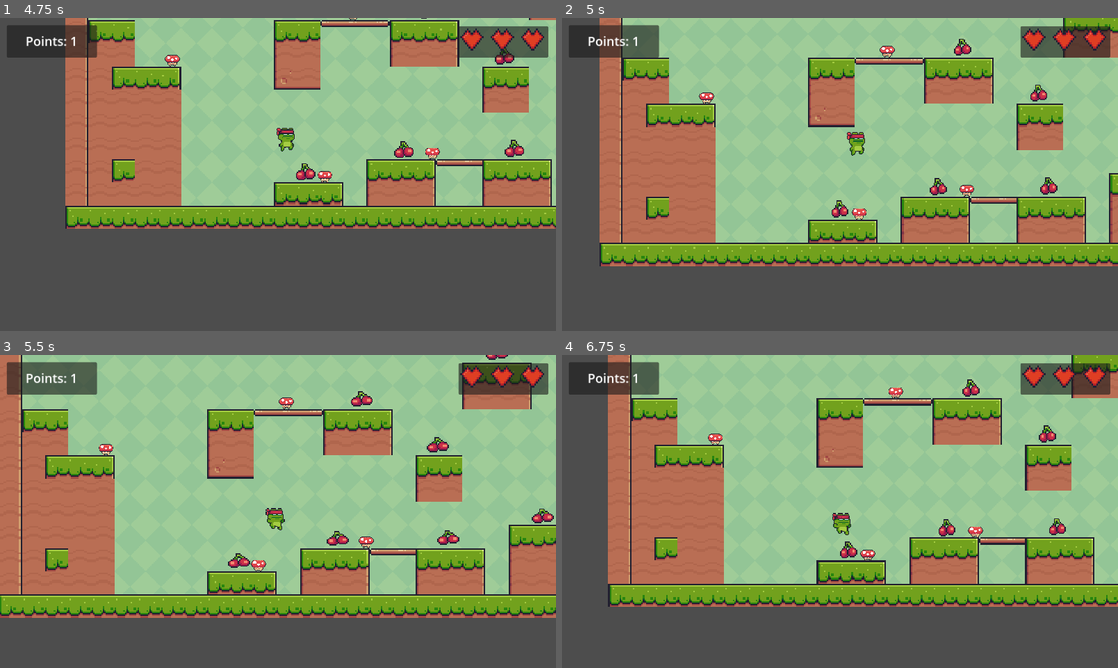
Above: before the commit, frames 1-4 (two rows, left to right).
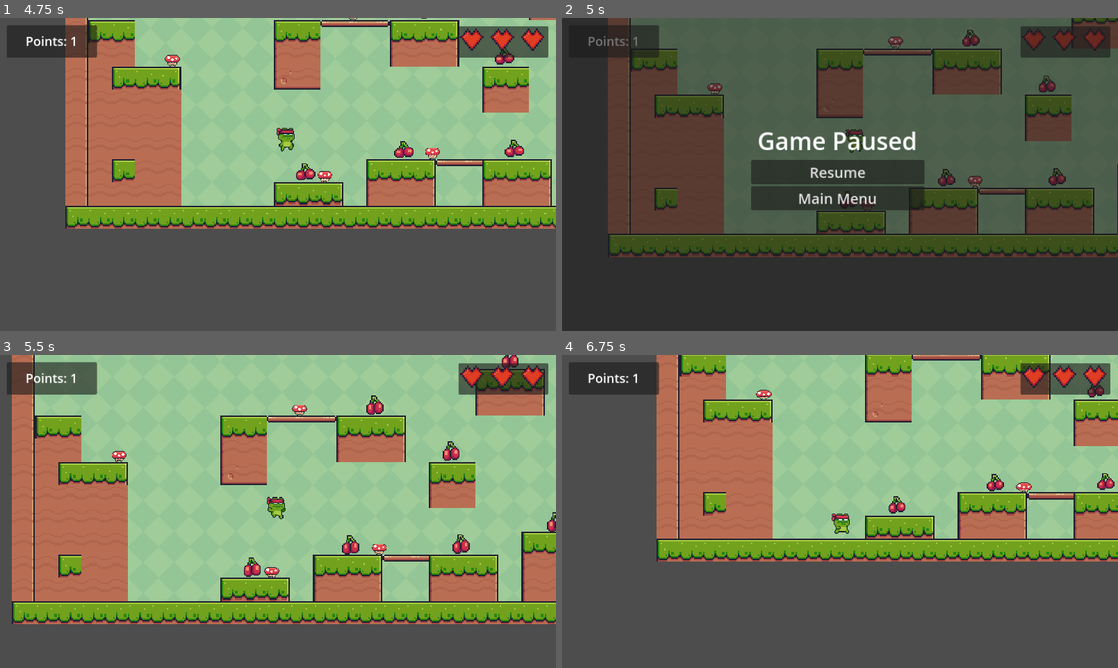
Above: after the commit, the same moments.

Repository: aatansen/2D-Game-Using-Godot-4-Game-Engine
Game: Godot game, scene res://scenes/menu/main_menu.tscn
Same seed, same stepped clock (60 frames per second), same inputs: the game is played once before the commit and once after it.
Inputs (mouse positions are in pixels of both pictures, inside the frame that each line leads up to):
- Up to frame 1 (4.75 s): click "Level 1" at 0.5 s; hold D (right) 1.28-2.78 s; tap Space (jump) at 1.52, 2.27, 3.77, 4.52 s; hold Left (left) 2.78-3.53 s; hold D (right) from 3.53 s (still down)
- Up to frame 2 (5 s): keep holding D (right); tap Escape (pause, bound only after the commit) at 4.9 s
- Up to frame 3 (5.5 s): release D (right) at 5 s; click (278, 508) at 5 s, where only the run after the commit has a clickable "Resume"
- Up to frame 4 (6.75 s): hold Left (left) 5.78-6.53 s; tap Space (jump) at 6.02 s; hold D (right) from 6.53 s (still down)

Frame 1 is identical in both runs. In frame 2, 99% of the frame differs, in the area x 0-100%, y 0-100%; in frame 3, 26%; in frame 4, 48%.

Commit message:
Pause menu added

Diff:
--- a/project.godot
+++ b/project.godot
@@ -51,6 +51,11 @@
 , Object(InputEventKey,"resource_local_to_scene":false,"resource_name":"","device":-1,"window_id":0,"alt_pressed":false …(183 unchanged characters)…
 ]
 }
+pause={
+"deadzone": 0.5,
+"events": [Object(InputEventKey,"resource_local_to_scene":false,"resource_name":"","device":-1,"window_id":0,"alt_pressed":false,"shift_pressed":false,"ctrl_pressed":false,"meta_pressed":false,"pressed":false,"keycode":0,"physical_keycode":4194305,"key_label":0,"unicode":0,"location":0,"echo":false,"script":null)
+]
+}
 
 [rendering]
 
--- a/scenes/levels/level1.tscn
+++ b/scenes/levels/level1.tscn
@@ -9,6 +9,7 @@
 [ext_resource type="PackedScene" uid="uid://cj823otj6f340" path="res://scenes/levels/level2.tscn" id="7_chr33"]
 [ext_resource type="PackedScene" uid="uid://ba5kh4sf4kxh4" path="res://scenes/game_objects/enemy.tscn" id="8_k640r"]
 [ext_resource type="Texture2D" uid="uid://c4er2ppf7uv6w" path="res://assets/objects/heart.png" id="8_xas63"]
+[ext_resource type="Script" path="res://scenes/levels/pause.gd" id="10_pps7d"]
 
 [sub_resource type="TileSetAtlasSource" id="TileSetAtlasSource_yik4t"]
 texture = ExtResource("2_4lyny")
@@ -345,3 +346,60 @@
 layout_mode = 2
 texture = ExtResource("8_xas63")
 expand_mode = 2
+
+[node name="Pause" type="Node" parent="UI"]
+script = ExtResource("10_pps7d")
+
+[node name="PausePanel" type="Panel" parent="UI/Pause"]
+unique_name_in_owner = true
+visible = false
+anchors_preset = 15
+anchor_right = 1.0
+anchor_bottom = 1.0
+grow_horizontal = 2
+grow_vertical = 2
+
+[node name="Label" type="Label" parent="UI/Pause/PausePanel"]
+layout_mode = 1
+anchors_preset = 8
+anchor_left = 0.5
+anchor_top = 0.5
+anchor_right = 0.5
+anchor_bottom = 0.5
+offset_left = -171.0
+offset_top = -105.0
+offset_right = 160.0
+offset_bottom = -36.0
+grow_horizontal = 2
+grow_vertical = 2
+theme_override_font_sizes/font_size = 50
+text = "Game Paused"
+
+[node name="VBoxContainer" type="VBoxContainer" parent="UI/Pause/PausePanel"]
+layout_mode = 1
+anchors_preset = 8
+anchor_left = 0.5
+anchor_top = 0.5
+anchor_right = 0.5
+anchor_bottom = 0.5
+offset_left = -184.0
+offset_top = -30.0
+offset_right = 175.0
+offset_bottom = 112.0
+grow_horizontal = 2
+grow_vertical = 2
+
+[node name="Resume_btn" type="Button" parent="UI/Pause/PausePanel/VBoxContainer"]
+process_mode = 3
+layout_mode = 2
+theme_override_font_sizes/font_size = 30
+text = "Resume"
+
+[node name="Main_menu_btn" type="Button" parent="UI/Pause/PausePanel/VBoxContainer"]
+process_mode = 3
+layout_mode = 2
+theme_override_font_sizes/font_size = 30
+text = "Main Menu"
+
+[connection signal="pressed" from="UI/Pause/PausePanel/VBoxContainer/Resume_btn" to="UI/Pause" method="_on_resume_btn_pressed"]
+[connection signal="pressed" from="UI/Pause/PausePanel/VBoxContainer/Main_menu_btn" to="UI/Pause" method="_on_main_menu_btn_pressed"]
--- /dev/null
+++ b/scenes/levels/pause.gd
@@ -0,0 +1,26 @@
+extends Node
+@onready var pause_panel: Panel = %PausePanel
+
+
+# Called when the node enters the scene tree for the first time.
+func _ready() -> void:
+	pass # Replace with function body.
+
+
+# Called every frame. 'delta' is the elapsed time since the previous frame.
+func _process(delta: float) -> void:
+	var esc_pressed = Input.is_action_just_pressed("pause")
+	if esc_pressed:
+		get_tree().paused = true
+		pause_panel.show()
+
+func _on_resume_btn_pressed() -> void:
+	print("pressed resume")
+	pause_panel.hide()
+	get_tree().paused = false
+
+
+func _on_main_menu_btn_pressed() -> void:
+	print("pressed main_menu")
+	get_tree().paused = false
+	get_tree().change_scene_to_file("res://scenes/menu/main_menu.tscn")
Not shown: 1 places in scenes/levels/level1.tscn that only renumber resources
Not shown, changed: README.md
